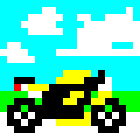
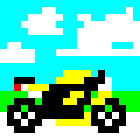
Layered file, before and after one edit (140px x 140px). Changes by layer:
painted on "2013SpeedTripleSulphurYellow384x233.jpg" over 0, 49, 35, 63
